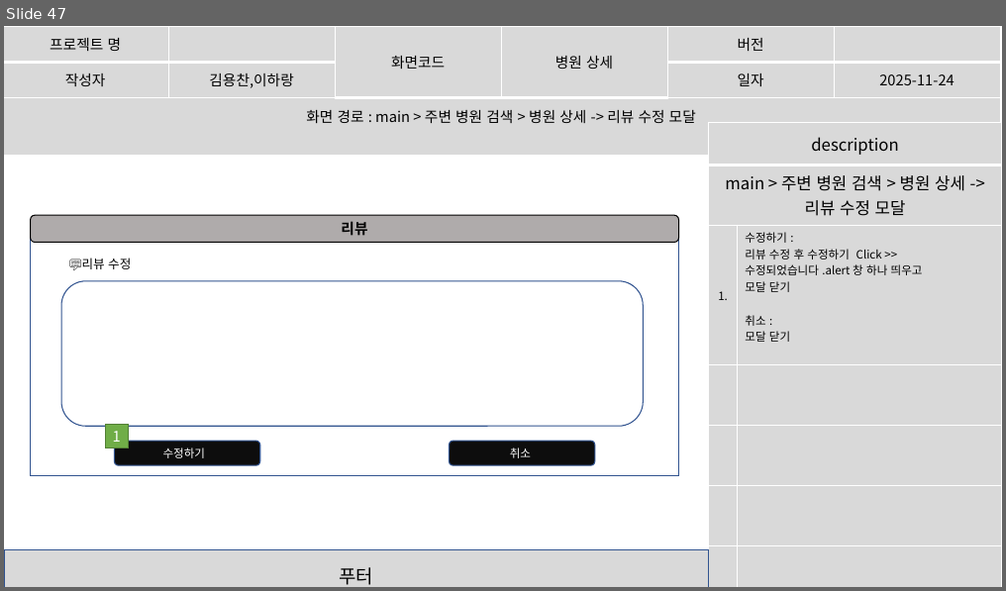
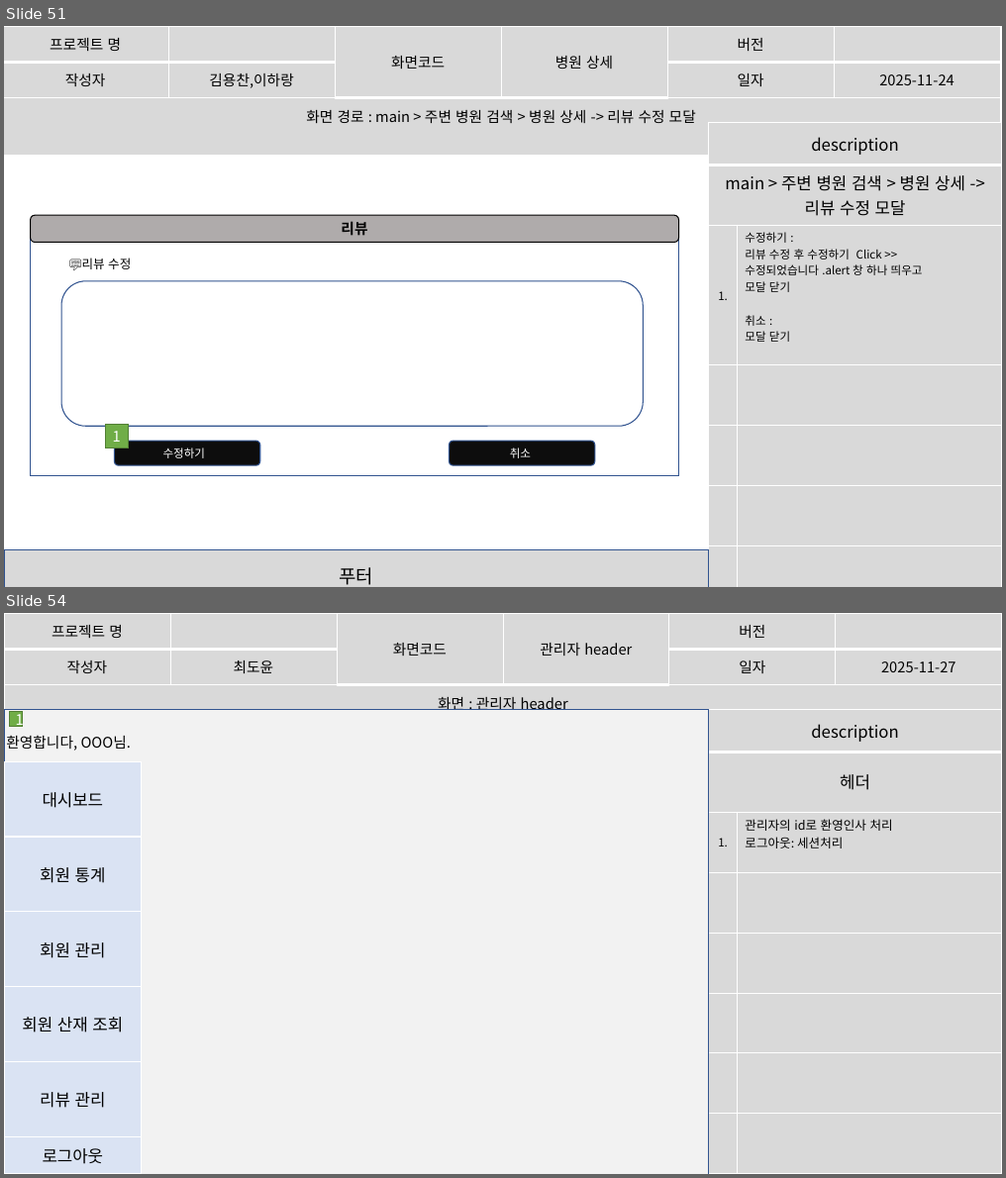
Before and after one commit to imyongchan/source, a slide deck: 종합기획/종합/스토리보드_종합중.pptx. Shown one above the other, each under a label of ours: slide 47 before the commit, slides 51 and 54 after it; the slides between them are not shown. The pictures are 1006x591 and 1006x1178 pixels, drawn with LibreOffice and Linux fonts; fonts in the diff are those of the drawing. Boxes give left, top, right and bottom in pixels: in the first picture for what was removed or moved away, otherwise in the second. Text is boxed around its words. In the diff, an @@ line names an element or a change of style, - is before the commit and + after.

Commit message:
산재통계, 관리자 헤더 추가

```diff
--- a/종합기획/종합/스토리보드_종합중.pptx
+++ b/종합기획/종합/스토리보드_종합중.pptx
@@ slide 54 added at [4, 613, 1002, 1174], background #FFFFFF @@
@@ table added at [4, 613, 1001, 714], 3 rows, 6 columns @@
+프로젝트 명 |  | 화면코드 | 관리자 header | 버전 | 
+작성자 | 최도윤 |  |  | 일자 | 2025-11-27
+화면 : 관리자 header |  |  |  |  | 
@@ rectangle added at [4, 710, 141, 762], fill #BFBFBF, outline #325491 1 pt @@
@@ rectangle added at [4, 710, 709, 1174], fill #F2F2F2, outline #325491 1 pt @@
@@ rectangle added at [9, 712, 23, 726], fill #70AD47, outline #538035 1 pt, 14 pt, text #FFFFFF @@
+1
@@ table added at [709, 710, 1002, 1174], 8 rows, 2 columns @@
+description | 
+헤더 | 
+1. | 관리자의 id로 환영인사 처리 / 로그아웃: 세션처리
+ | 
+ | 
+ | 
+ | 
+ | 
@@ text added at [6, 735, 132, 751], 14 pt, text #000000 @@
+환영합니다, OOO님.
@@ table added at [4, 761, 141, 1174], 6 rows, 1 columns @@
+대시보드
+회원 통계
+회원 관리
+회원 산재 조회
+리뷰 관리
+로그아웃
@@ what was slide 47 is now slide 51 @@
```
Also in this commit, not shown: 1 slide changed, 8 other slides added, 2 slides removed.
